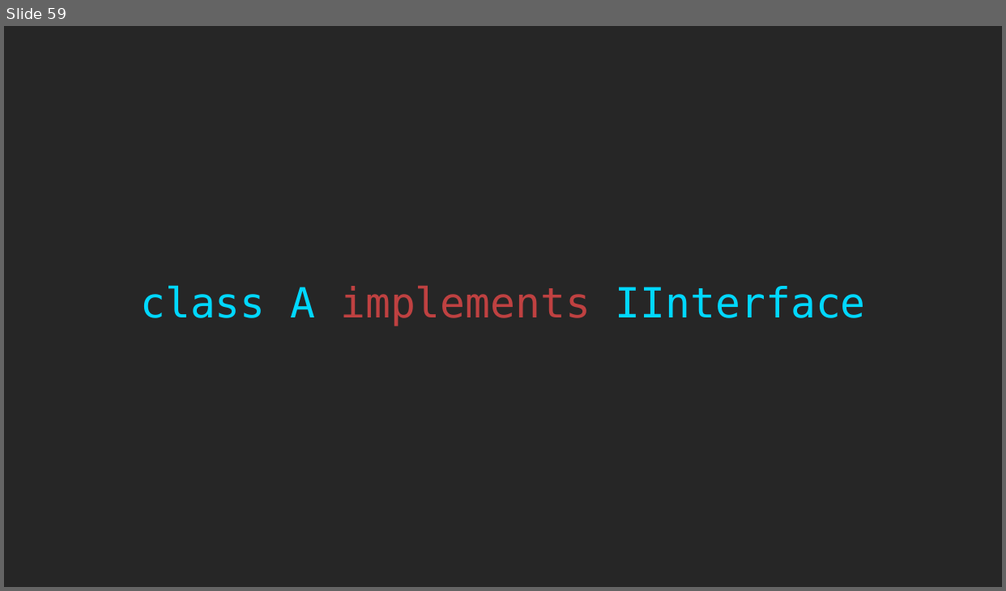
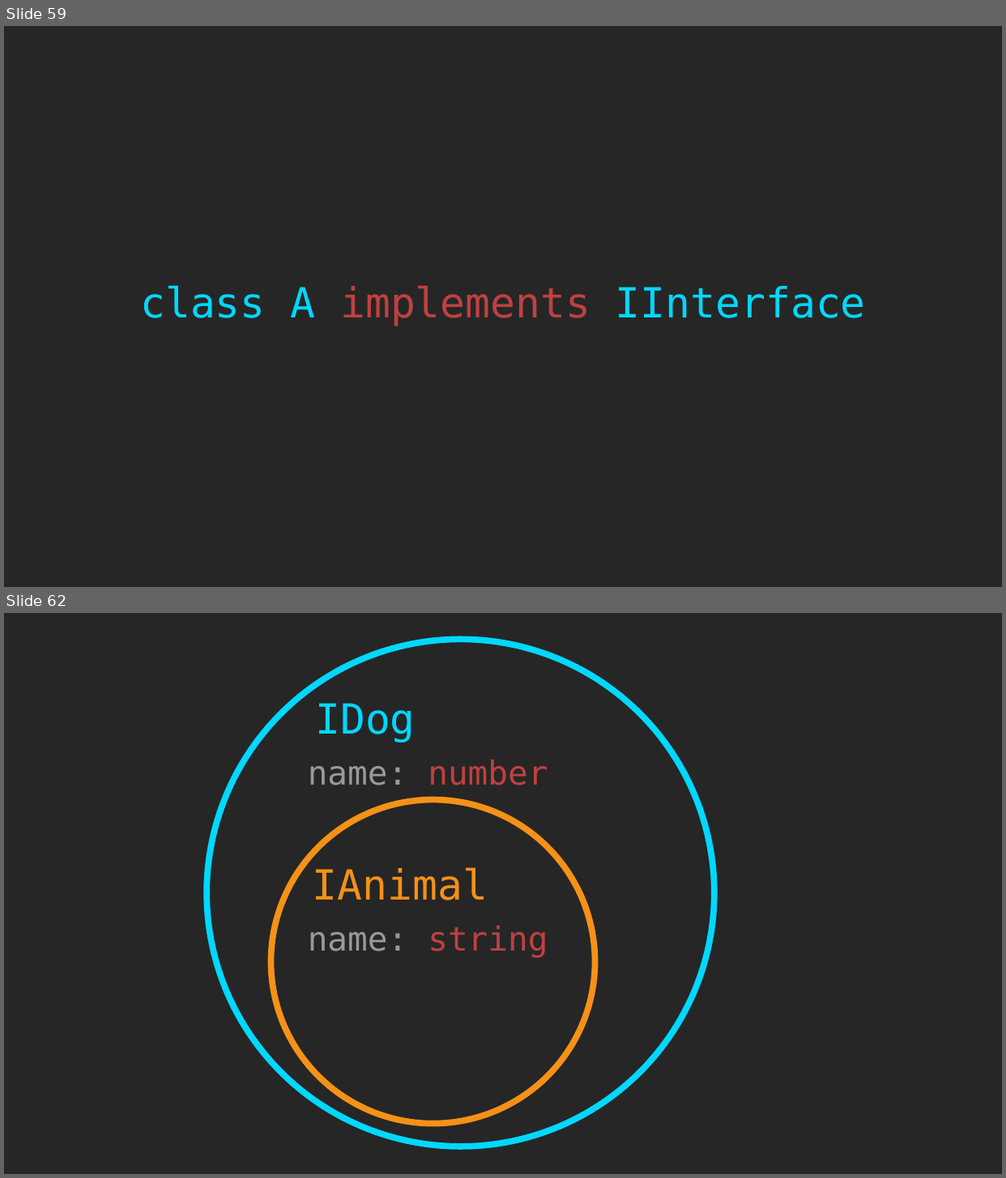
Before and after one commit to rkhaimov/ts-course, a slide deck: Course.pptx. Shown one above the other, each under a label of ours: slide 59 before the commit, slides 59 and 62 after it; the slides between them are not shown. The pictures are 1006x591 and 1006x1178 pixels, drawn with LibreOffice and Linux fonts; fonts in the diff are those of the drawing. Boxes give left, top, right and bottom in pixels: in the first picture for what was removed or moved away, otherwise in the second. Text is boxed around its words. In the diff, an @@ line names an element or a change of style, - is before the commit and + after.

```diff
--- a/Course.pptx
+++ b/Course.pptx
@@ slide 62 added at <box>4,613,1002,1174</box>, background #262626 @@
@@ ellipse added at <box>206,639,714,1147</box>, outline #00D8FF 6 pt @@
@@ text added at <box>315,703,415,743</box>, 40 pt, text #00D8FF @@
+IDog
@@ text added at <box>308,760,548,786</box>, 32 pt, text #BF4141 @@
+name: number
@@ ellipse added at <box>271,800,595,1124</box>, outline #F59117 6 pt @@
@@ text added at <box>313,867,488,901</box>, 40 pt, text #F59117 @@
+IAnimal
@@ text added at <box>308,926,548,958</box>, 32 pt, text #BF4141 @@
+name: string
```
Also in this commit, not shown: 1 slide changed, 9 other slides added.
